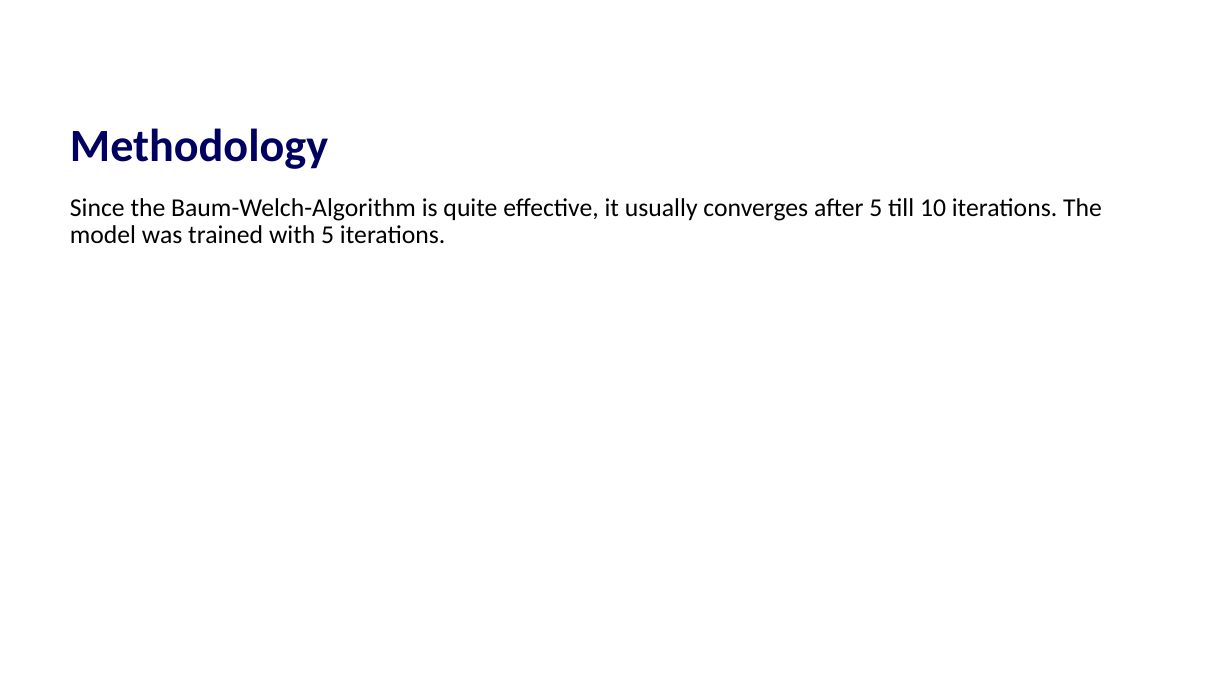
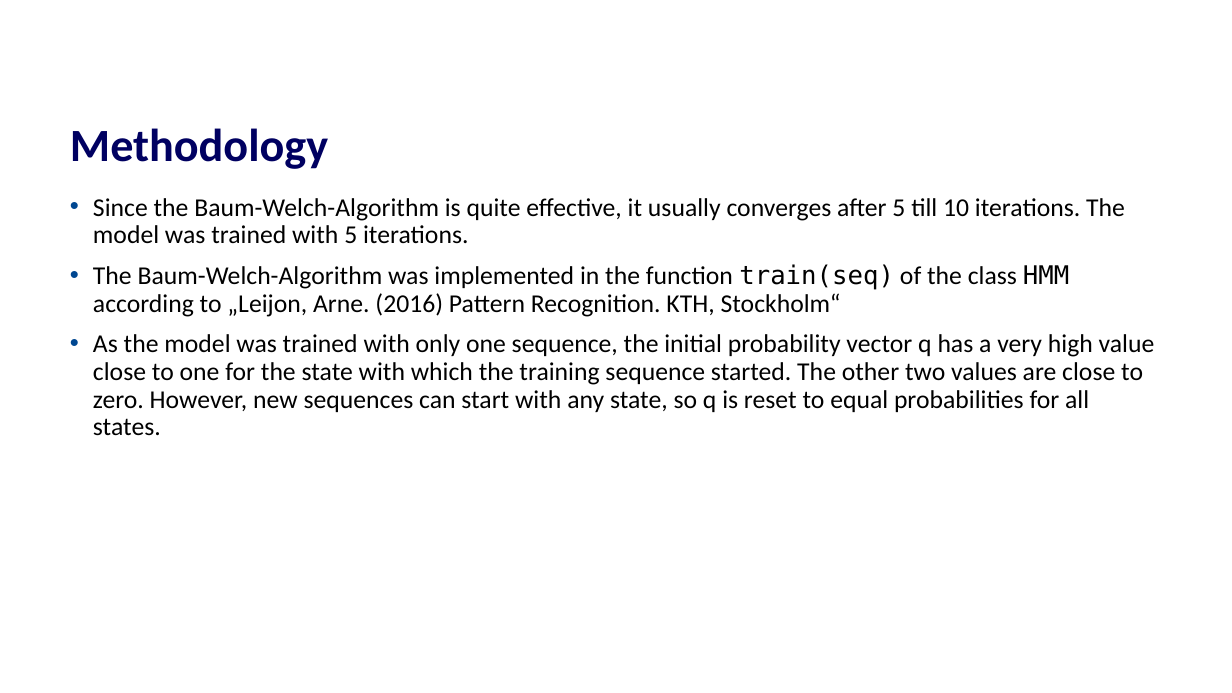
Before and after one commit to TheresaHoesl/PatternRecognition_MachineLearning, a slide deck: slide 7 of Final_project/presentation.pptx. Drawn at 1232x693 pixels with LibreOffice and Linux fonts; fonts in the diff are those of the drawing; background and template pictures are left out. Boxes give left, top, right and bottom in pixels: in the first picture for what was removed or moved away, otherwise in the second. Text is boxed around its words. In the diff, an @@ line names an element or a change of style, - is before the commit and + after.

Commit message:
finished presentation and changed number of iterations

```diff
--- a/Final_project/presentation.pptx
+++ b/Final_project/presentation.pptx
@@ text at [93, 198, 1125, 244]: bullet none to • @@
@@ text at [93, 264, 1155, 436]: paragraphs added @@
+• The Baum-Welch-Algorithm was implemented in the function train(seq) of the class HMM according to „Leijon, Arne. (2016) Pattern Recognition. KTH, Stockholm“
+• As the model was trained with only one sequence, the initial probability vector q has a very high value close to one for the state with which the training sequence started. The other two values are close to zero. However, new sequences can start with any state, so q is reset to equal probabilities for all states.
```
Also in this commit, not shown: 1 other slide changed, 4 slides added, 7 slides removed.
